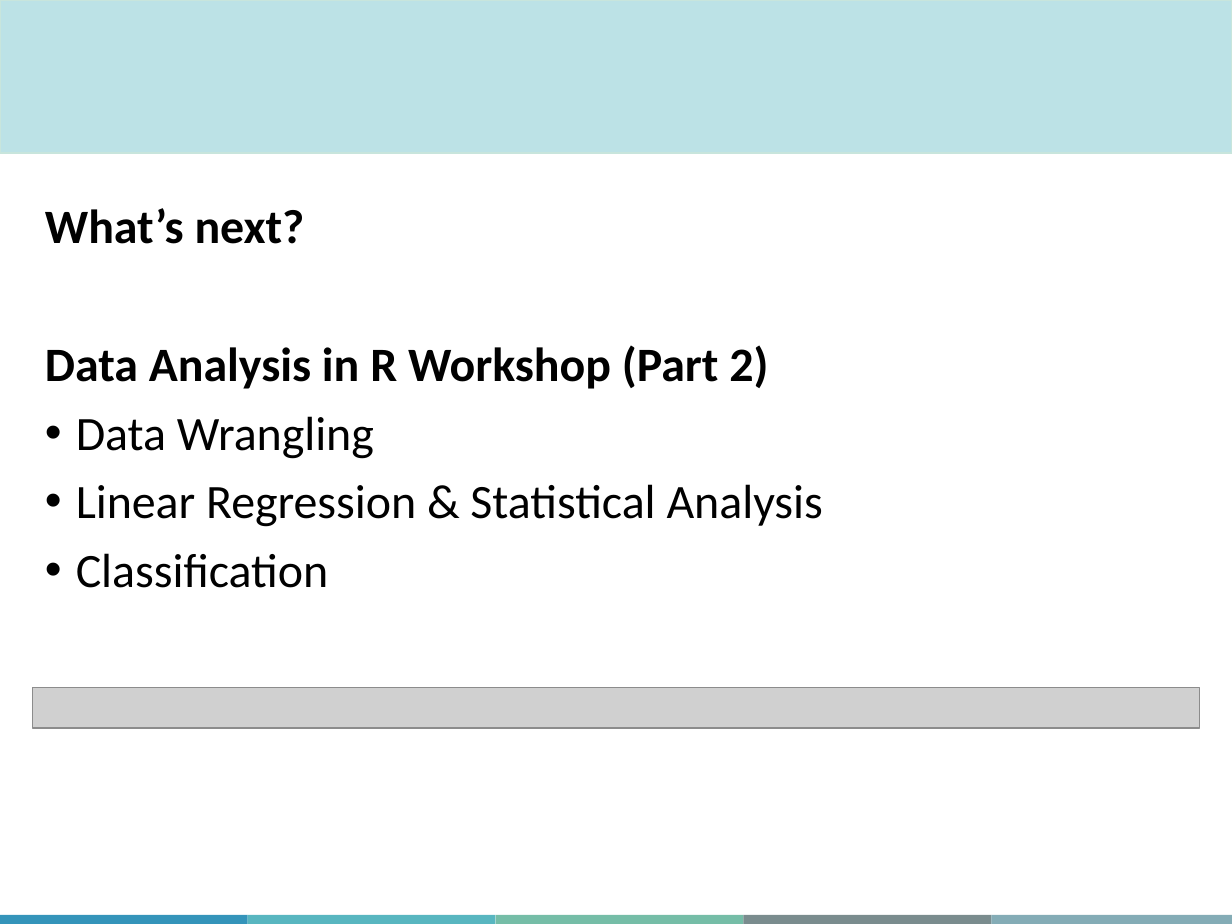
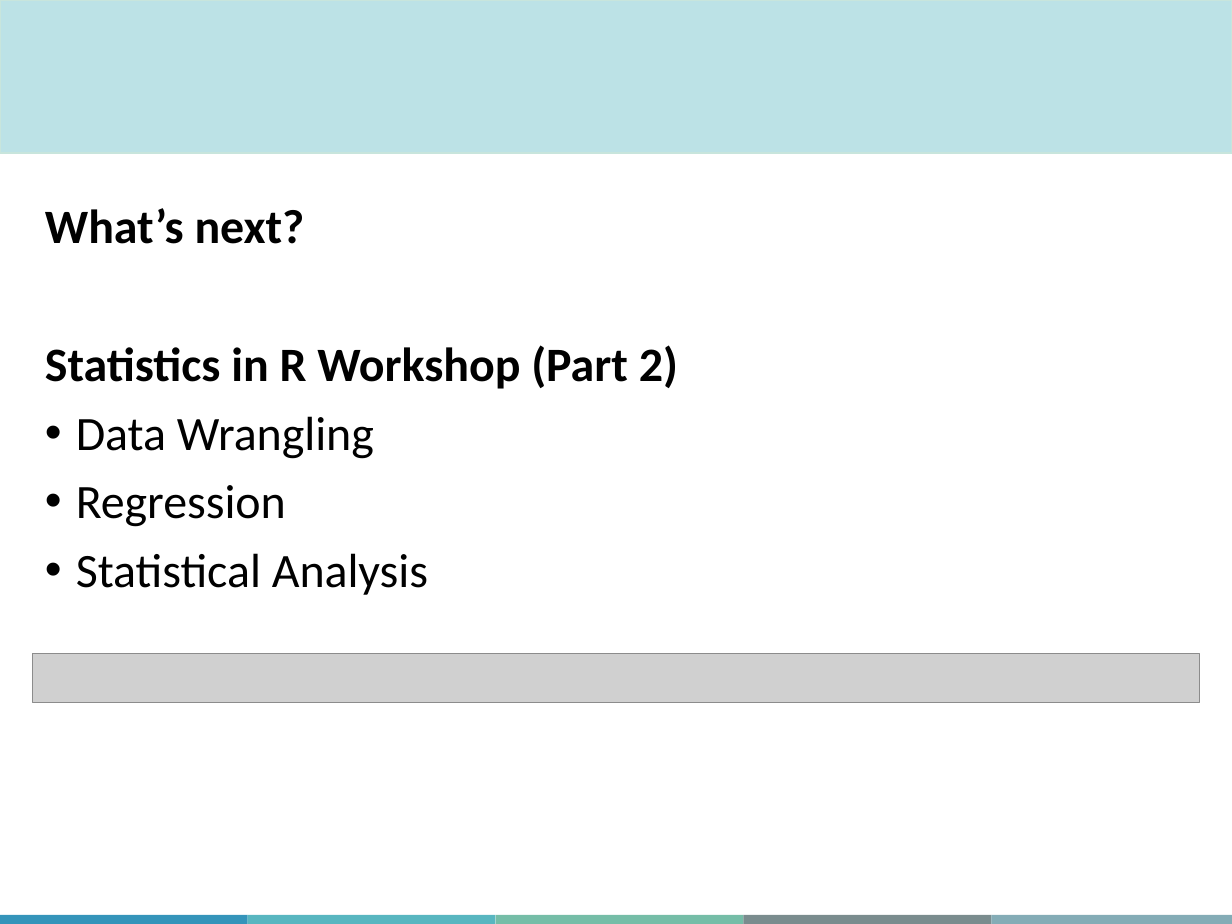
Before and after one commit to MJousse/IntroRacademic, a slide deck: slide 57 of slides/MiCM_IntroToR.pptx. Drawn at 1232x924 pixels with LibreOffice and Linux fonts; fonts in the diff are those of the drawing; grey boxes stand for pictures; background and template pictures are left out. Boxes give left, top, right and bottom in pixels: in the first picture for what was removed or moved away, otherwise in the second. Text is boxed around its words. In the diff, an @@ line names an element or a change of style, - is before the commit and + after.

```diff
--- a/slides/MiCM_IntroToR.pptx
+++ b/slides/MiCM_IntroToR.pptx
@@ text at bbox=[45, 345, 678, 389]: text changed @@
-Data Analysis in R Workshop (Part 2)
+Statistics in R Workshop (Part 2)
@@ text at bbox=[76, 485, 428, 595]: text changed @@
-• Linear Regression & Statistical Analysis
-• Classification
+• Regression
+• Statistical Analysis
@@ picture added at bbox=[33, 653, 1200, 702] @@
@@ picture removed at bbox=[33, 687, 1200, 728] @@
```
Also in this commit, not shown: 7 other slides changed, 4 slides added, 4 slides removed, 54 other files.
